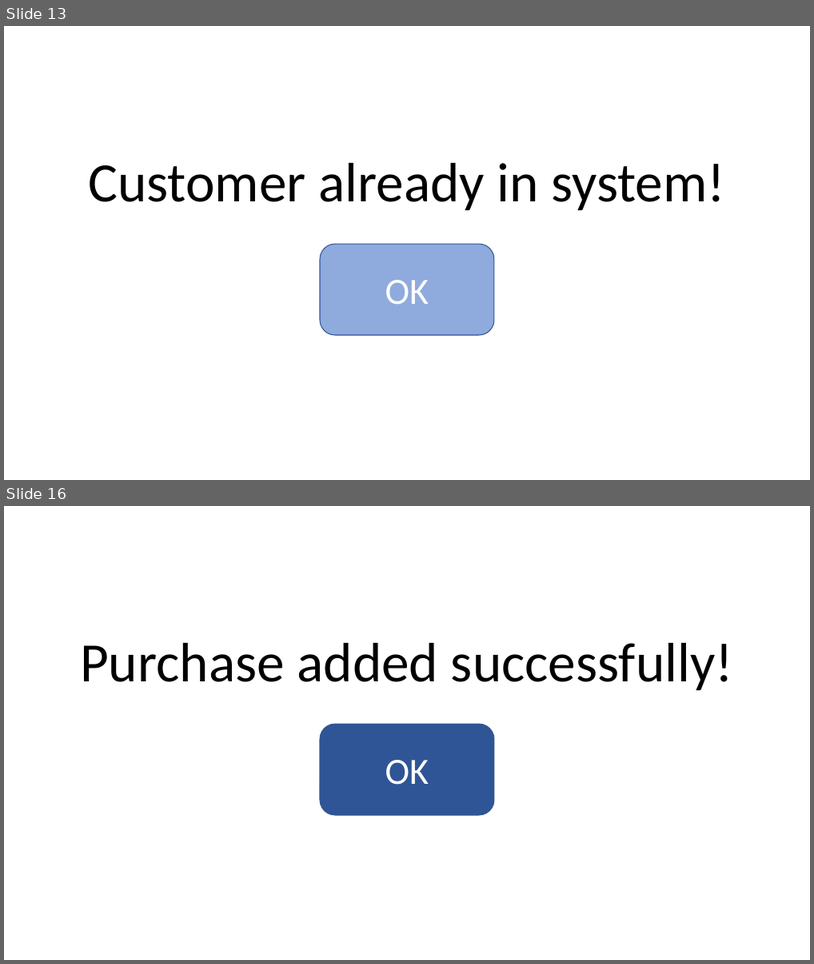
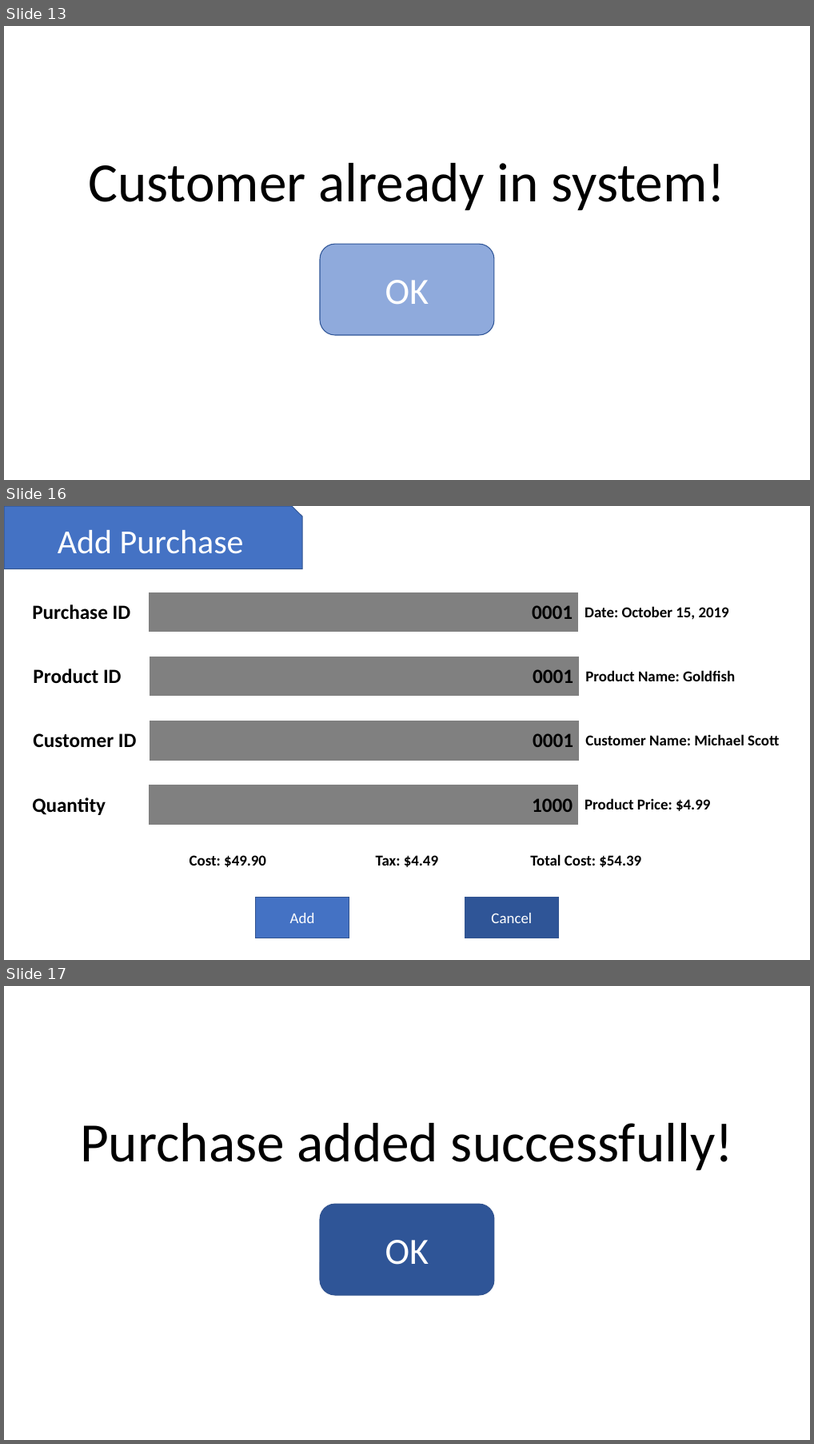
Before and after one commit to connor3johnston/modeling_and_design, a slide deck: Activity6/Activity6.pptx. Shown one above the other, each under a label of ours: slides 13 and 16 before the commit, slides 13, 16 and 17 after it; the slides between them are not shown. The pictures are 814x964 and 814x1444 pixels, drawn with LibreOffice and Linux fonts; fonts in the diff are those of the drawing. Boxes give left, top, right and bottom in pixels: in the first picture for what was removed or moved away, otherwise in the second. Text is boxed around its words. In the diff, an @@ line names an element or a change of style, - is before the commit and + after.

```diff
--- a/Activity6/Activity6.pptx
+++ b/Activity6/Activity6.pptx
@@ slide 16 added at <box>4,506,810,960</box>, background #FFFFFF @@
@@ snip rect added at <box>4,506,303,569</box>, fill #4472C4, outline #325491 1 pt, 40 pt, text #FFFFFF @@
+Add Purchase
@@ table added at <box>26,592,787,633</box>, 1 rows, 3 columns @@
+Purchase ID | 0001 | Date: October 15, 2019
@@ table added at <box>27,656,787,697</box>, 1 rows, 3 columns @@
+Product ID | 0001 | Product Name: Goldfish
@@ table added at <box>27,720,787,761</box>, 1 rows, 3 columns @@
+Customer ID | 0001 | Customer Name: Michael Scott
@@ table added at <box>26,784,787,825</box>, 1 rows, 3 columns @@
+Quantity | 1000 | Product Price: $4.99
@@ table added at <box>138,848,675,873</box>, 1 rows, 3 columns @@
+Cost: $49.90 | Tax: $4.49 | Total Cost: $54.39
@@ rectangle added at <box>256,896,350,938</box>, fill #4472C4, outline #325491 1 pt, 18 pt, text #FFFFFF @@
+Add
@@ rectangle added at <box>465,896,558,938</box>, fill #2F5597, outline #325491 1 pt, 18 pt, text #FFFFFF @@
+Cancel
@@ what was slide 16 is now slide 17 @@
```
Also in this commit, not shown: 4 slides changed, 6 other slides added, 4 slides removed, 3 other files.
